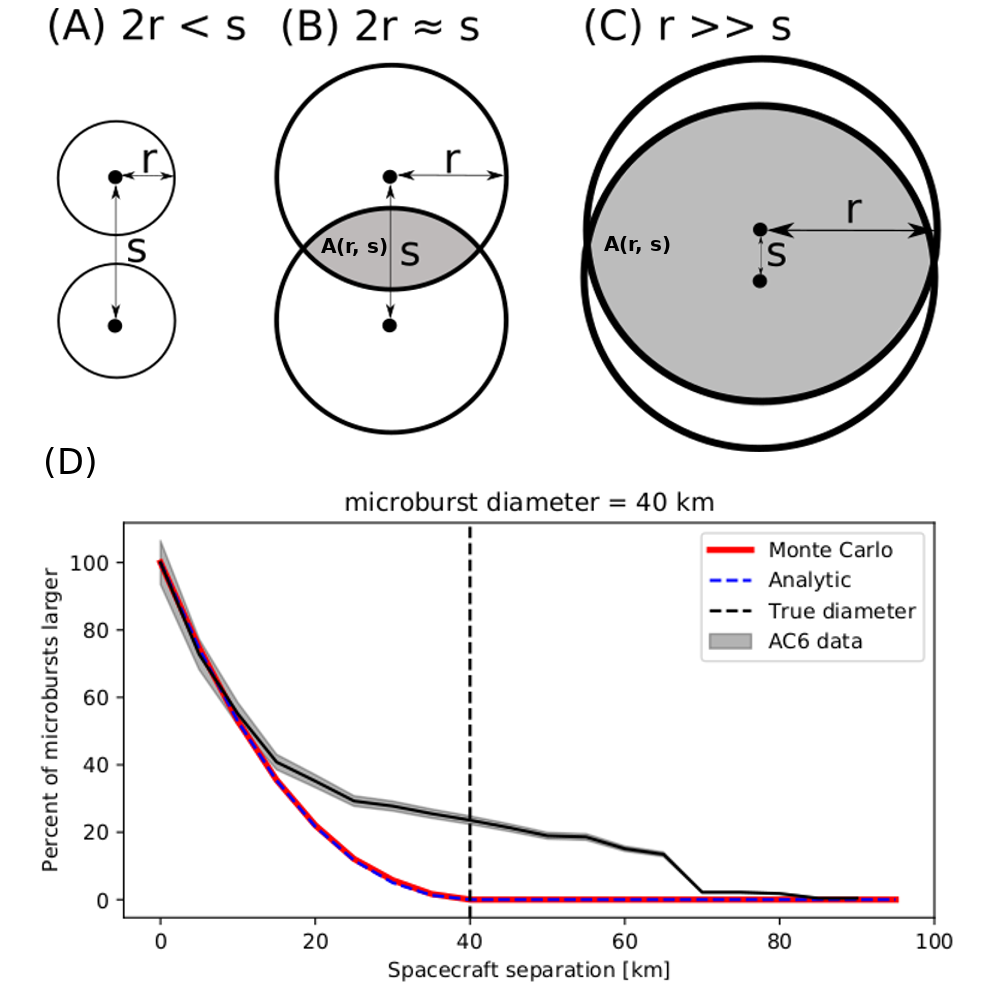
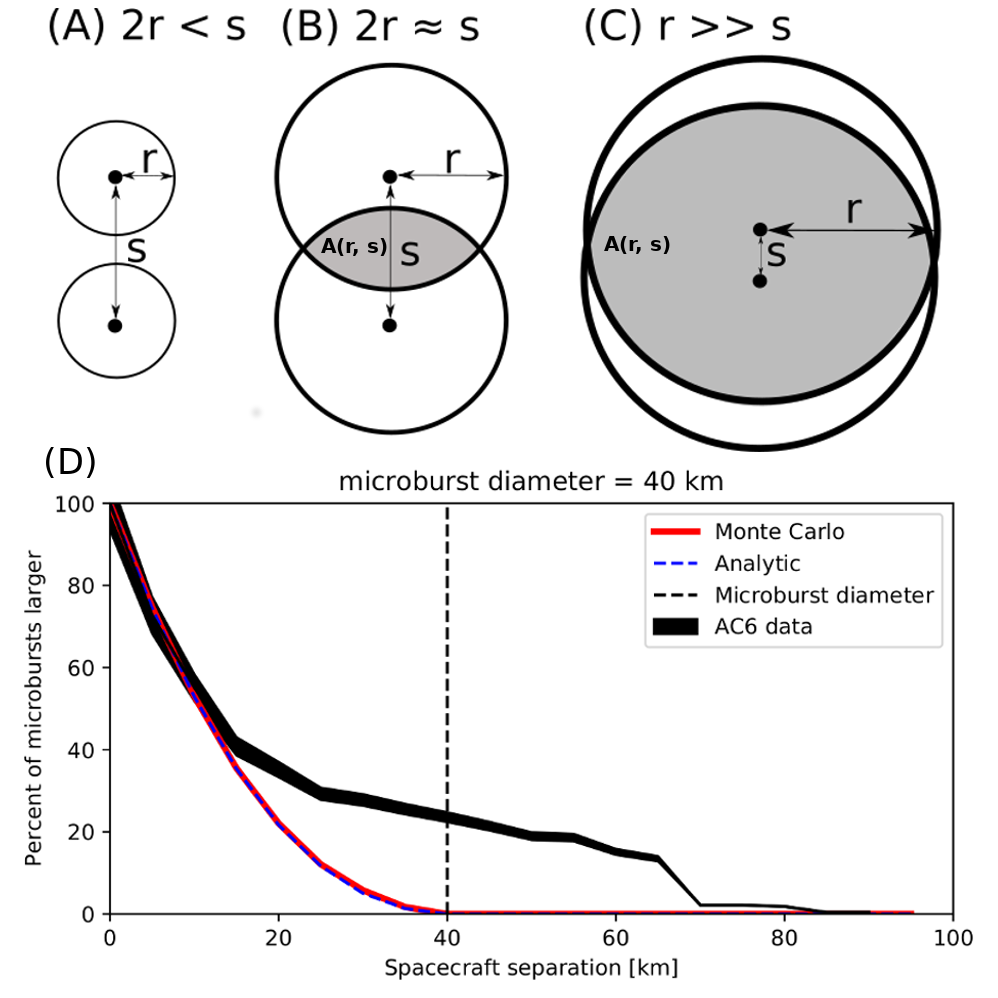
Layered file, before and after one edit (998px x 998px). Changes by layer:
added layer "compare_mc_models.pdf" above "compare_mc_models.pdf #1" over box(23, 469, 974, 982)
hid "compare_mc_models.pdf #1" over box(23, 469, 974, 982)
painted on "Background" over box(248, 405, 292, 525)
